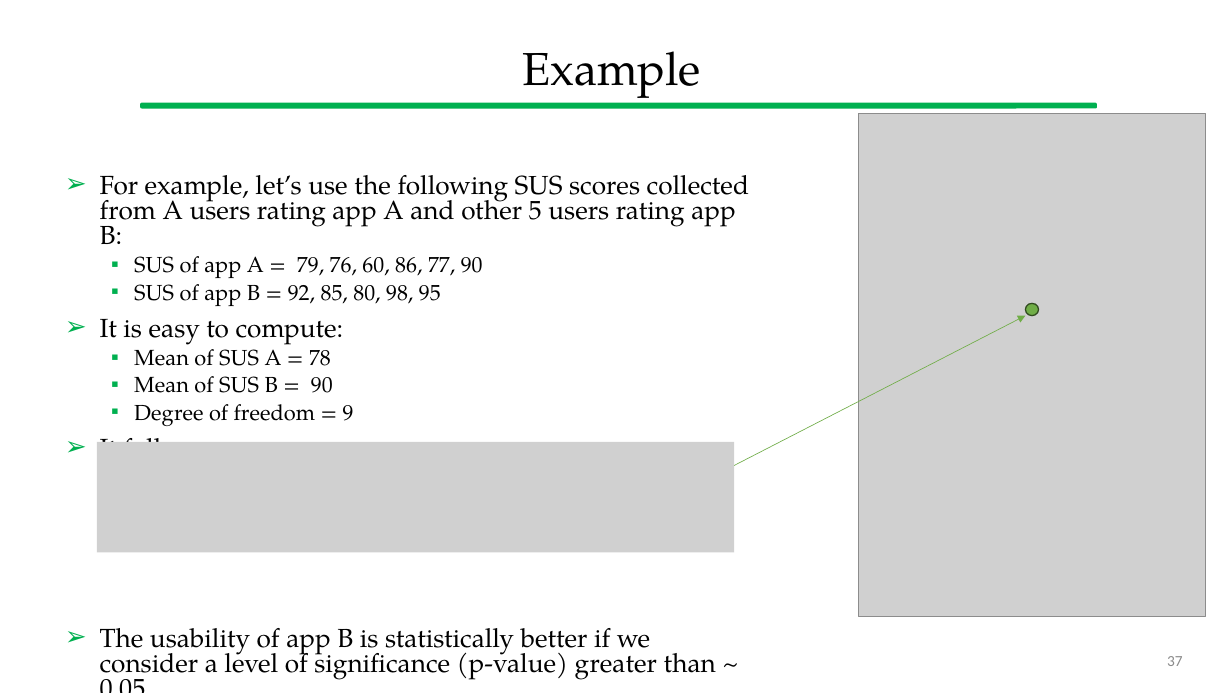
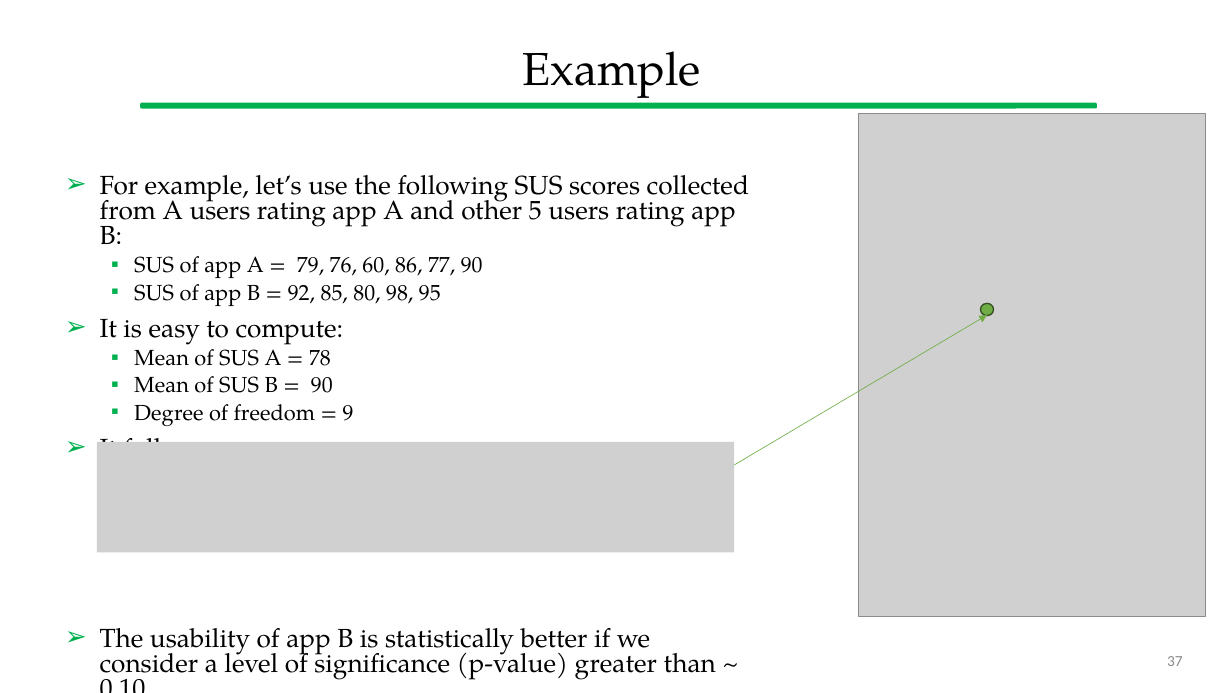
Before and after one commit to gcappon/bwthw, a slide deck: slide 37 of theory_11-usability_evaluation/theory_11-usability_evaluation.pptx. Drawn at 1232x693 pixels with LibreOffice and Linux fonts; fonts in the diff are those of the drawing; grey boxes stand for pictures. Boxes give left, top, right and bottom in pixels: in the first picture for what was removed or moved away, otherwise in the second. Text is boxed around its words. In the diff, an @@ line names an element or a change of style, - is before the commit and + after.

```diff
--- a/theory_11-usability_evaluation/theory_11-usability_evaluation.pptx
+++ b/theory_11-usability_evaluation/theory_11-usability_evaluation.pptx
@@ arrow moved from (728, 469) - (1026, 316) to (728, 469) - (987, 315) @@
@@ ellipse: place and size @@
-ellipse at box(1026, 303, 1039, 315)
+ellipse at box(981, 303, 994, 315)
@@ text at box(100, 628, 716, 683): text changed @@
-➢ The usability of app B is statistically better if we consider a level of significance (p-value) greater than ~ 0.05
+➢ The usability of app B is statistically better if we consider a level of significance (p-value) greater than ~ 0.10
```
Also in this commit, not shown: 3 other slides changed, 1 other file.
